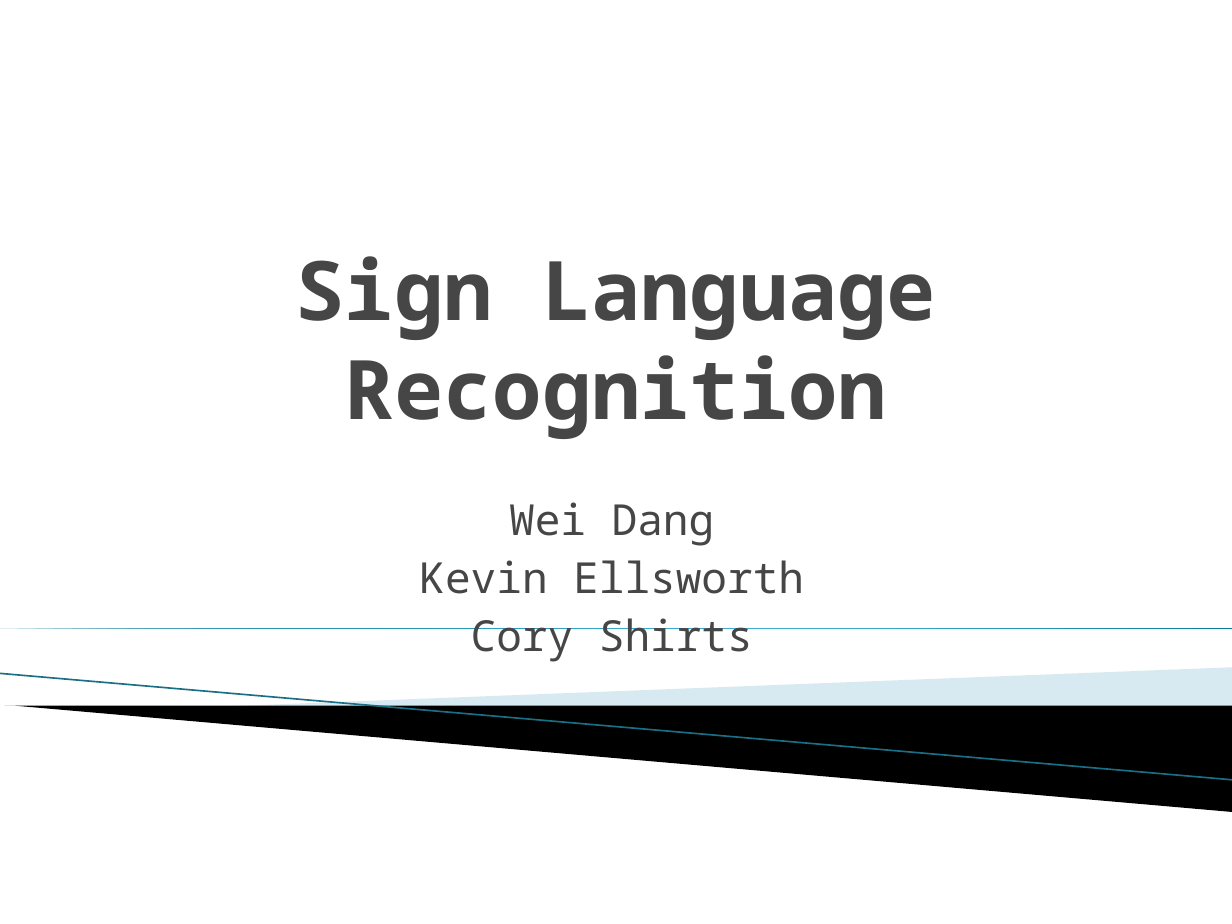
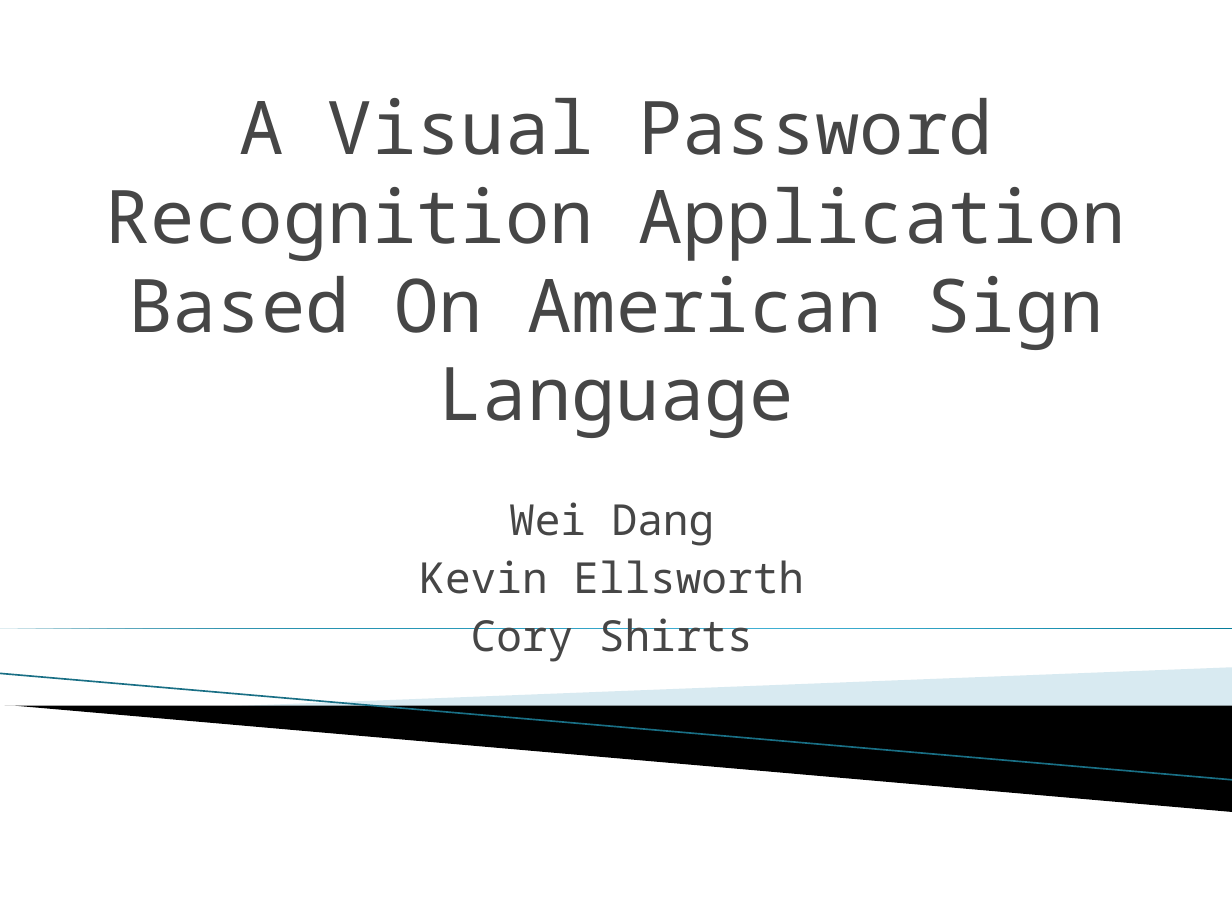
Before and after one commit to lanxinwoaini/robotic-vision-631, a slide deck: slide 1 of Winter2011/Presentation/Project Presentation.pptx. Drawn at 1232x924 pixels with LibreOffice and Linux fonts; fonts in the diff are those of the drawing; background and template pictures are left out. Boxes give left, top, right and bottom in pixels: in the first picture for what was removed or moved away, otherwise in the second. Text is boxed around its words. In the diff, an @@ line names an element or a change of style, - is before the commit and + after.

```diff
--- a/Winter2011/Presentation/Project Presentation.pptx
+++ b/Winter2011/Presentation/Project Presentation.pptx
@@ title at bbox=[106, 98, 1126, 438]: text changed; size 48 to 43.2 pt; bold off @@
-Sign Language Recognition
+A Visual Password Recognition Application Based On American Sign Language
```
Also in this commit, not shown: 1 other slide changed, 1 slide added.
